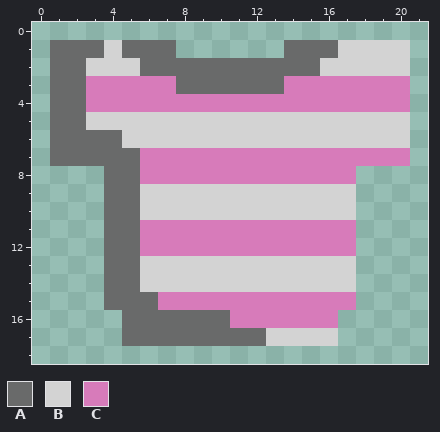
Pixel-art file, stored at AspriteAssets/Shirt Stripes.aseprite. The picture above is the old version.
22x19 pixels, 1 frame.
Palette (. is transparent): A #696a6a  B #d3d3d3  C #d77bba
The result:
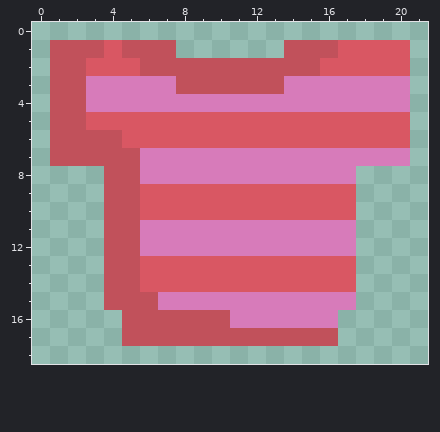
Diff:
colour A: #696a6a -> #c1515b
colour B: #d3d3d3 -> #d95763
y 17: x 13..16 BBBB -> AAAA
